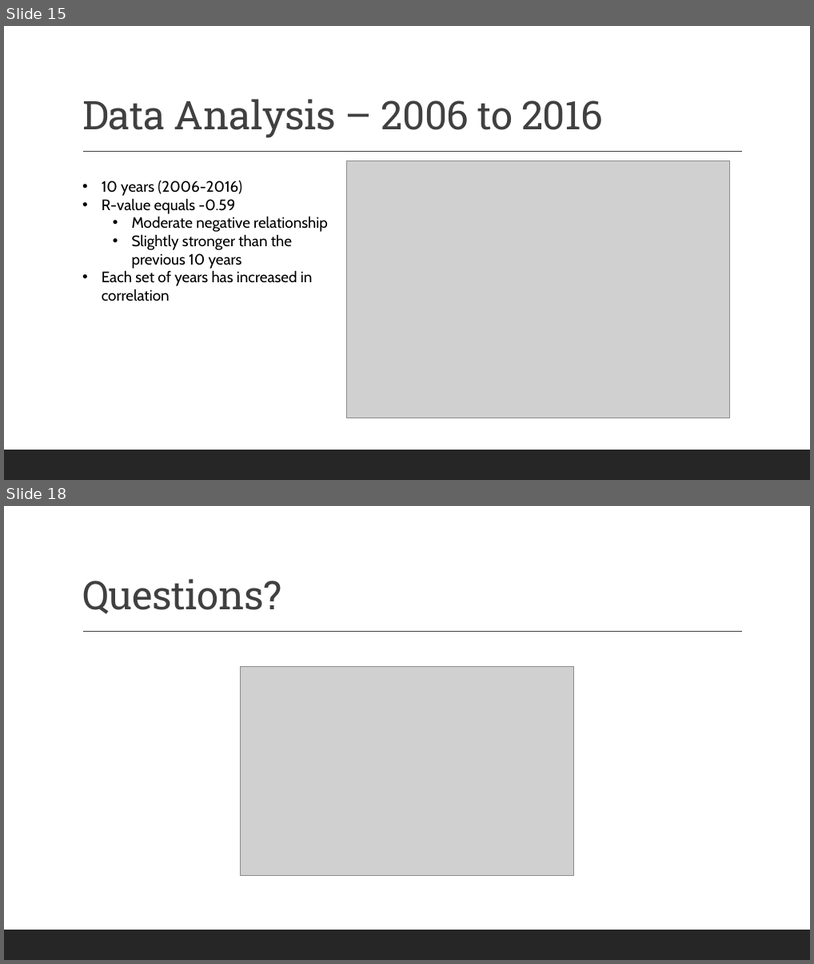
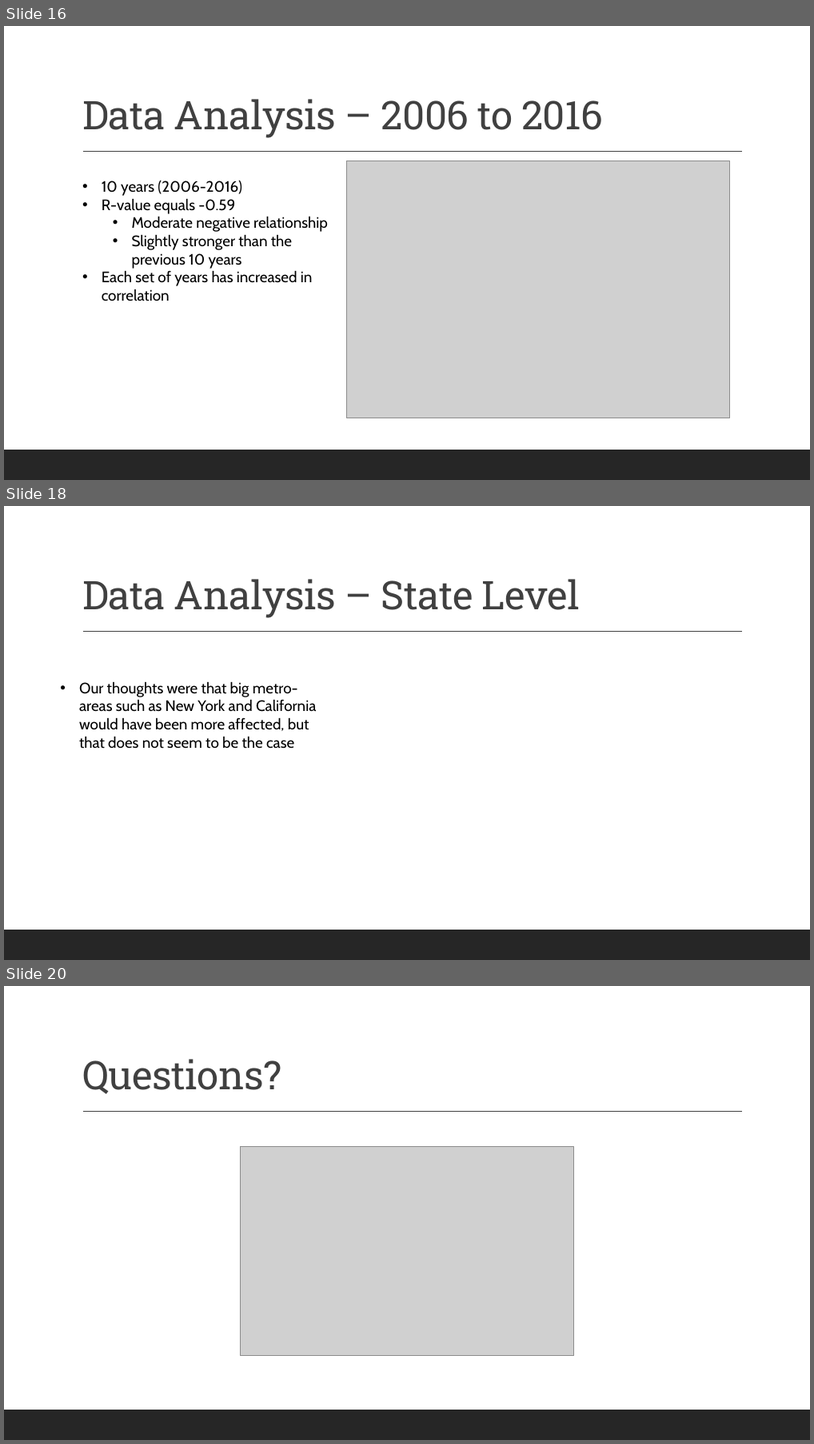
Before and after one commit to rsimeonoglou/group-project-1, a slide deck: Stock Market Vs Unemployment v2.pptx. Shown one above the other, each under a label of ours: slides 15 and 18 before the commit, slides 16, 18 and 20 after it; the slides between them are not shown. The pictures are 814x964 and 814x1444 pixels, drawn with LibreOffice and Linux fonts; fonts in the diff are those of the drawing; grey boxes stand for pictures. Boxes give left, top, right and bottom in pixels: in the first picture for what was removed or moved away, otherwise in the second. Text is boxed around its words. In the diff, an @@ line names an element or a change of style, - is before the commit and + after.

```diff
--- a/Stock Market Vs Unemployment v2.pptx
+++ b/Stock Market Vs Unemployment v2.pptx
@@ slide 18 added at <box>4,506,810,960</box>, background #FFFFFF; not listed: 2 template elements that a slide beside it also shows @@
@@ title added at <box>82,579,581,618</box>, 47 pt, text #404040 @@
+Data Analysis – State Level
@@ text added at <box>79,681,316,748</box>, 18 pt, text #000000 @@
+• Our thoughts were that big metro-areas such as New York and California would have been more affected, but that does not seem to be the case
@@ what was slide 15 is now slide 16 @@
@@ what was slide 18 is now slide 20 @@
```
Also in this commit, not shown: 3 slides changed, 1 other slide added, 2 other files.
